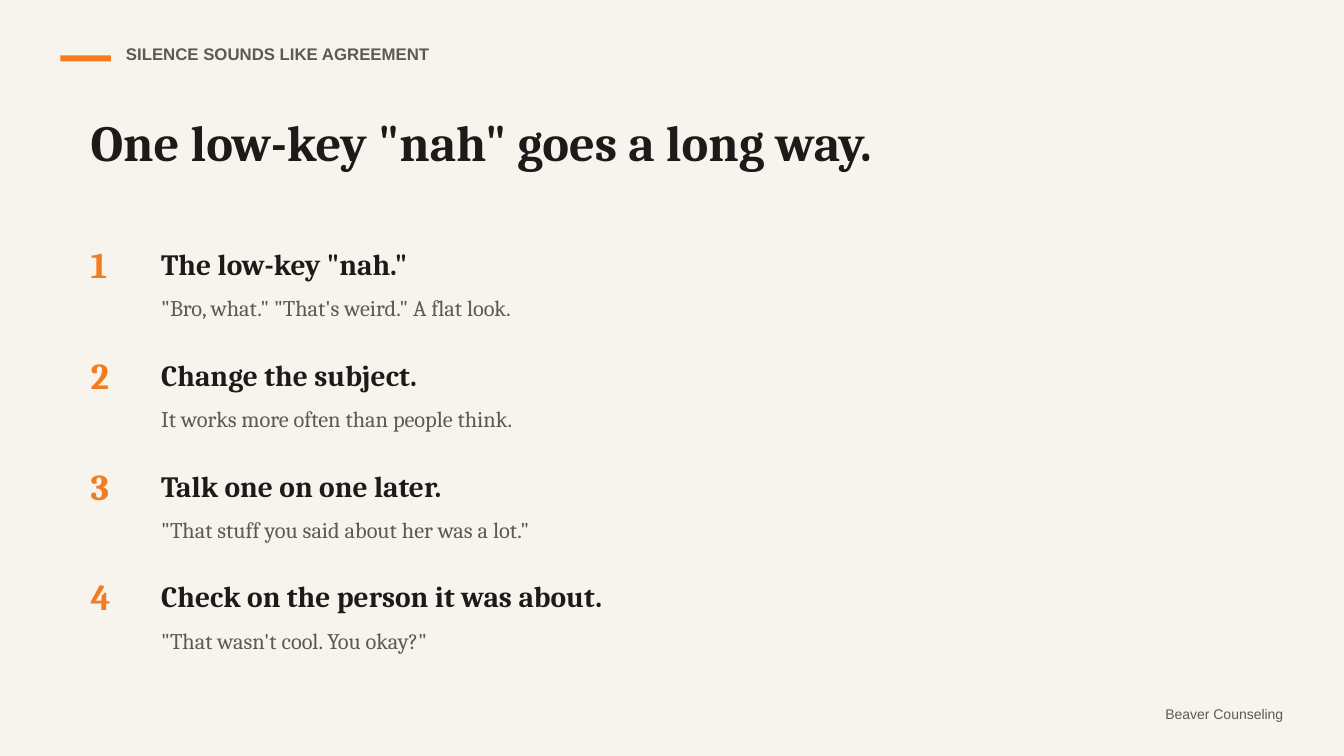
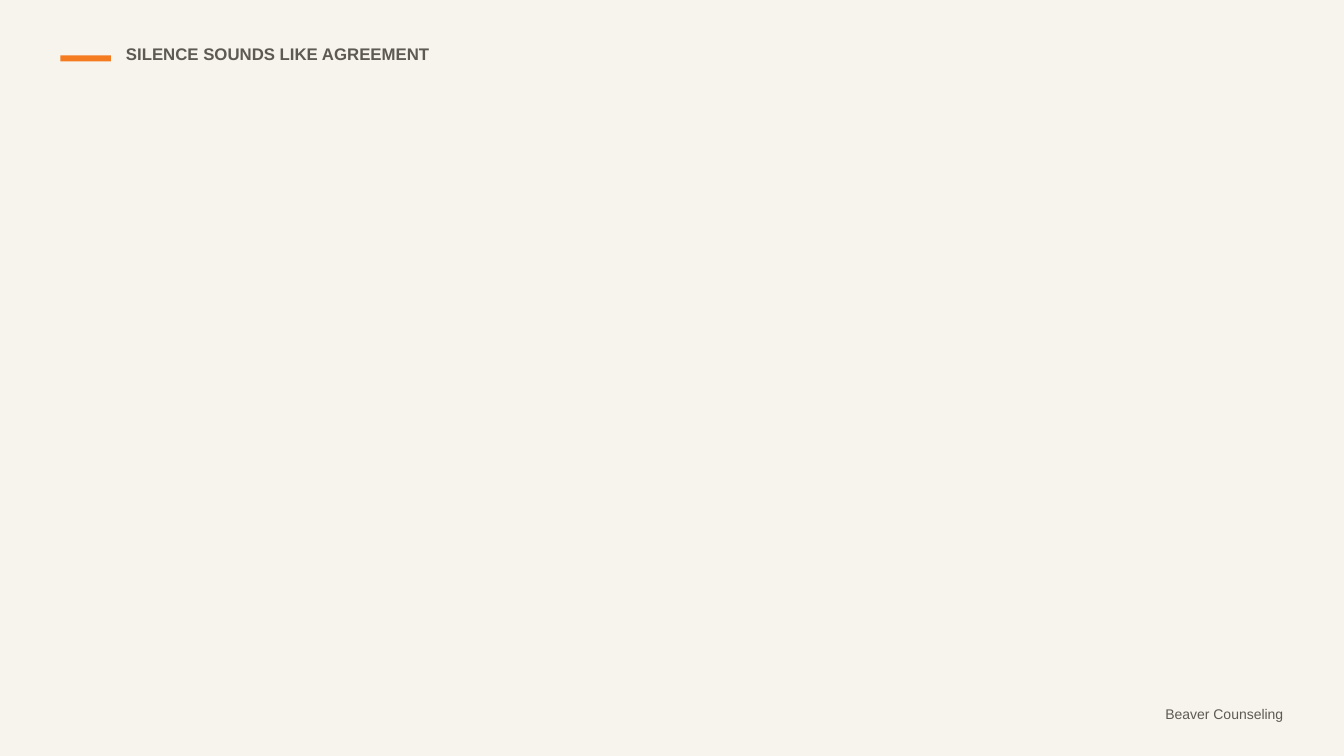
Before and after one commit to rmwtoolkit/bcds-toolkit, a slide deck: slide 15 of decks/the-bro-code-lesson-v2.pptx (slide 7 before the commit). Drawn at 1344x756 pixels with LibreOffice and Linux fonts; fonts in the diff are those of the drawing; background and template pictures are left out. Boxes give left, top, right and bottom in pixels: in the first picture for what was removed or moved away, otherwise in the second. Text is boxed around its words. In the diff, an @@ line names an element or a change of style, - is before the commit and + after.

```diff
--- a/decks/the-bro-code-lesson-v2.pptx
+++ b/decks/the-bro-code-lesson-v2.pptx
@@ text removed at <box>91,125,871,172</box> @@
-One low-key "nah" goes a long way.
@@ text removed at <box>91,253,108,278</box> @@
-1
@@ text removed at <box>161,254,511,319</box> @@
-The low-key "nah."
-"Bro, what." "That's weird." A flat look.
@@ text removed at <box>91,364,109,389</box> @@
-2
@@ text removed at <box>161,365,513,432</box> @@
-Change the subject.
-It works more often than people think.
@@ text removed at <box>91,475,109,501</box> @@
-3
@@ text removed at <box>161,476,529,543</box> @@
-Talk one on one later.
-"That stuff you said about her was a lot."
@@ text removed at <box>91,585,111,610</box> @@
-4
@@ text removed at <box>161,586,603,654</box> @@
-Check on the person it was about.
-"That wasn't cool. You okay?"
```
Also in this commit, not shown: 9 other slides changed, 13 slides added, 1 slide removed, 23 other files.
